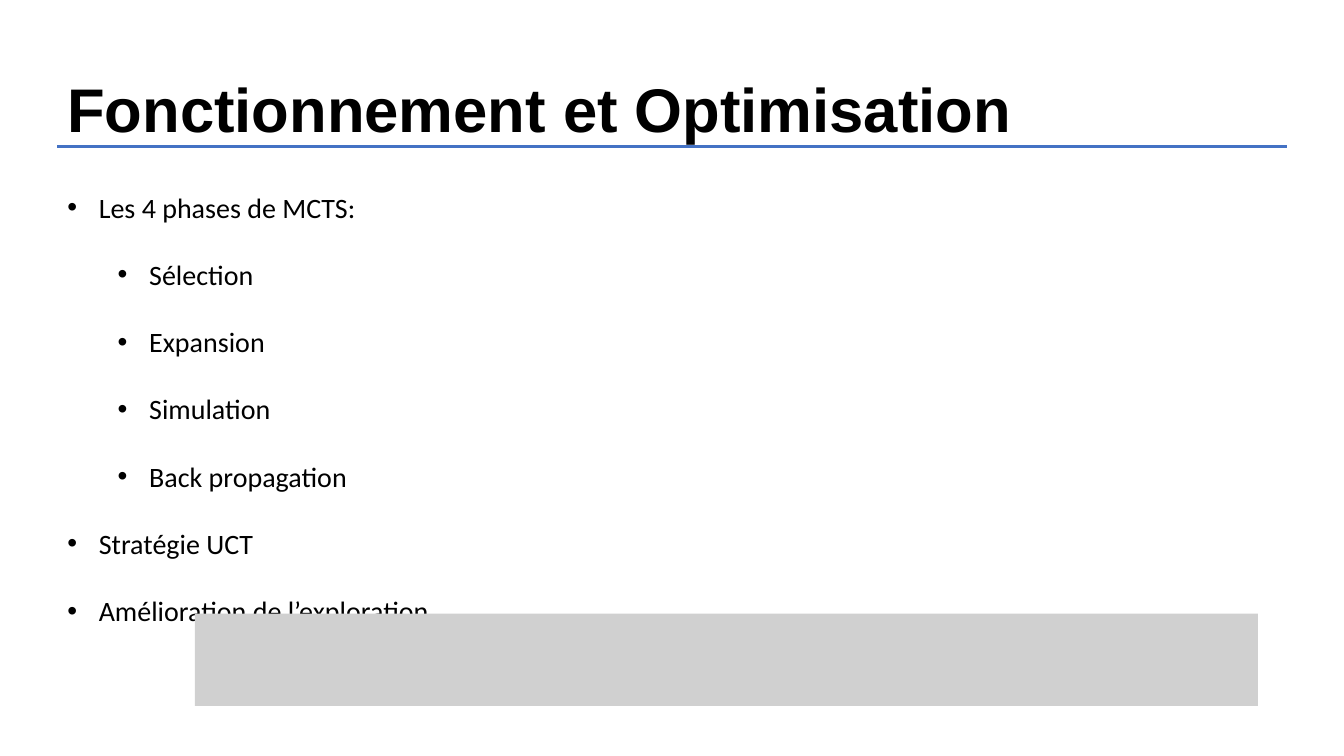
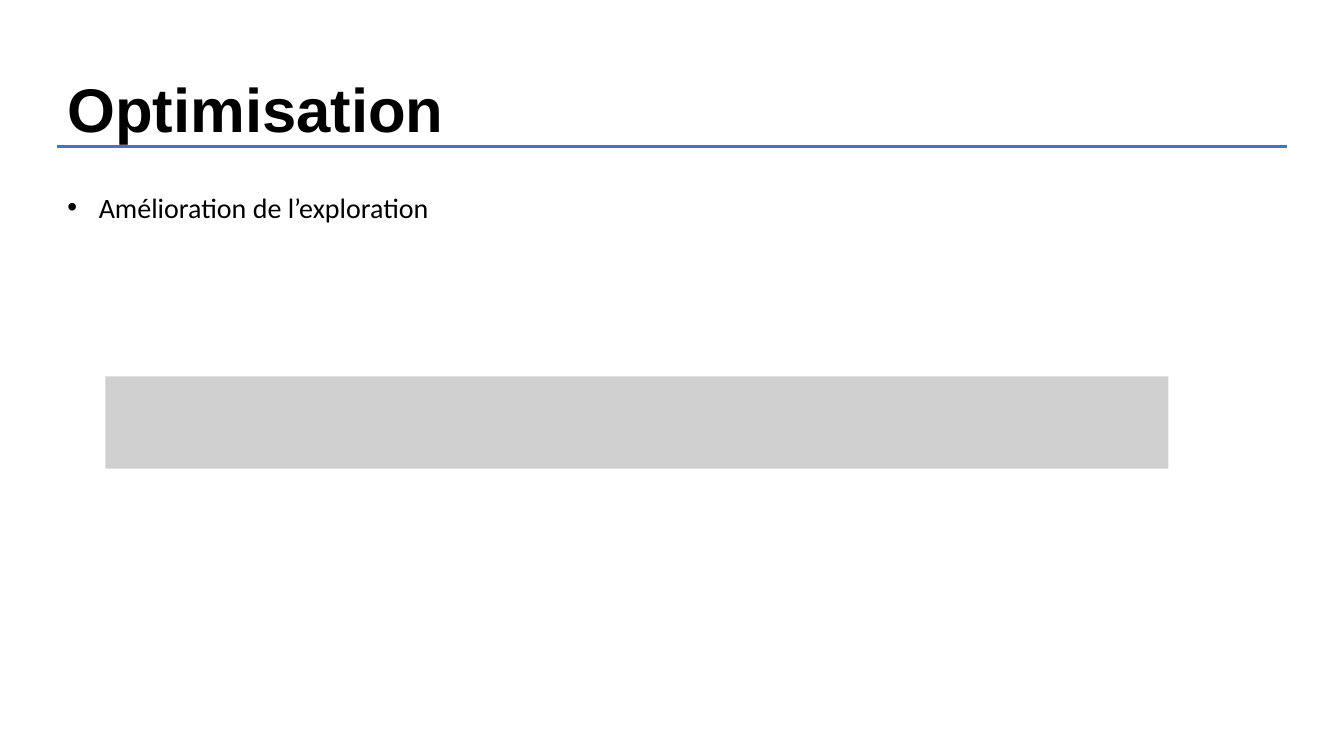
Before and after one commit to H4znow/marioBrossGame, a slide deck: slide 18 of report/Renforcement Learning sur Super Mario Bros.pptx (slide 17 before the commit). Drawn at 1344x756 pixels with LibreOffice and Linux fonts; fonts in the diff are those of the drawing; grey boxes stand for pictures. Boxes give left, top, right and bottom in pixels: in the first picture for what was removed or moved away, otherwise in the second. Text is boxed around its words. In the diff, an @@ line names an element or a change of style, - is before the commit and + after.

Commit message:
:memo: Update MCTS slides

```diff
--- a/report/Renforcement Learning sur Super Mario Bros.pptx
+++ b/report/Renforcement Learning sur Super Mario Bros.pptx
@@ title at [67, 87, 443, 143]: text changed @@
-Fonctionnement et Optimisation
+Optimisation
@@ text at [99, 198, 355, 559]: paragraphs removed @@
-• Les 4 phases de MCTS:
-  • Sélection
-  • Expansion
-  • Simulation
-  • Back propagation
-• Stratégie UCT
@@ picture added at [106, 376, 1169, 468] @@
@@ picture removed at [195, 614, 1257, 706] @@
```
Also in this commit, not shown: 1 other slide changed, 1 slide added, 1 other file.
